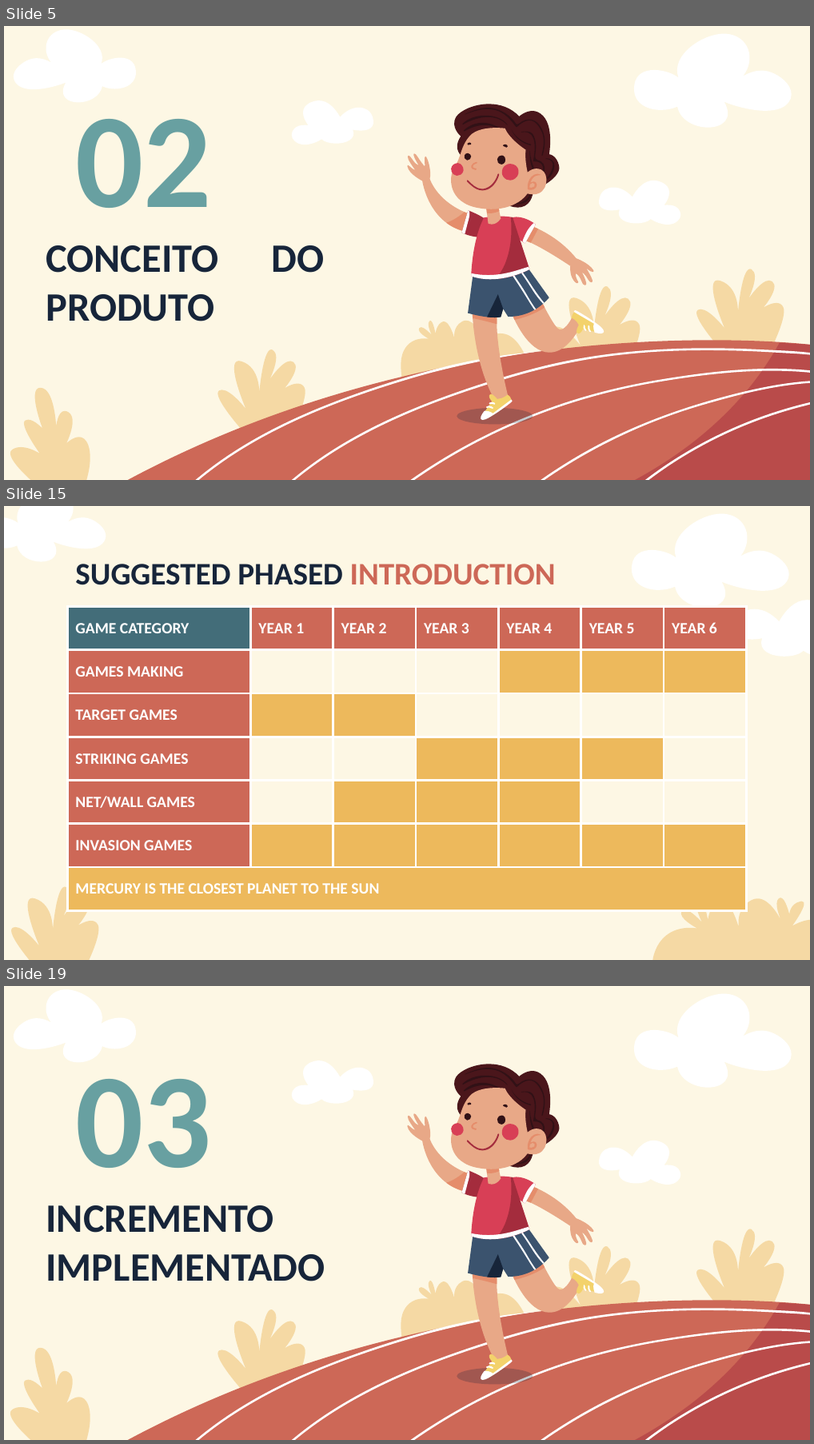
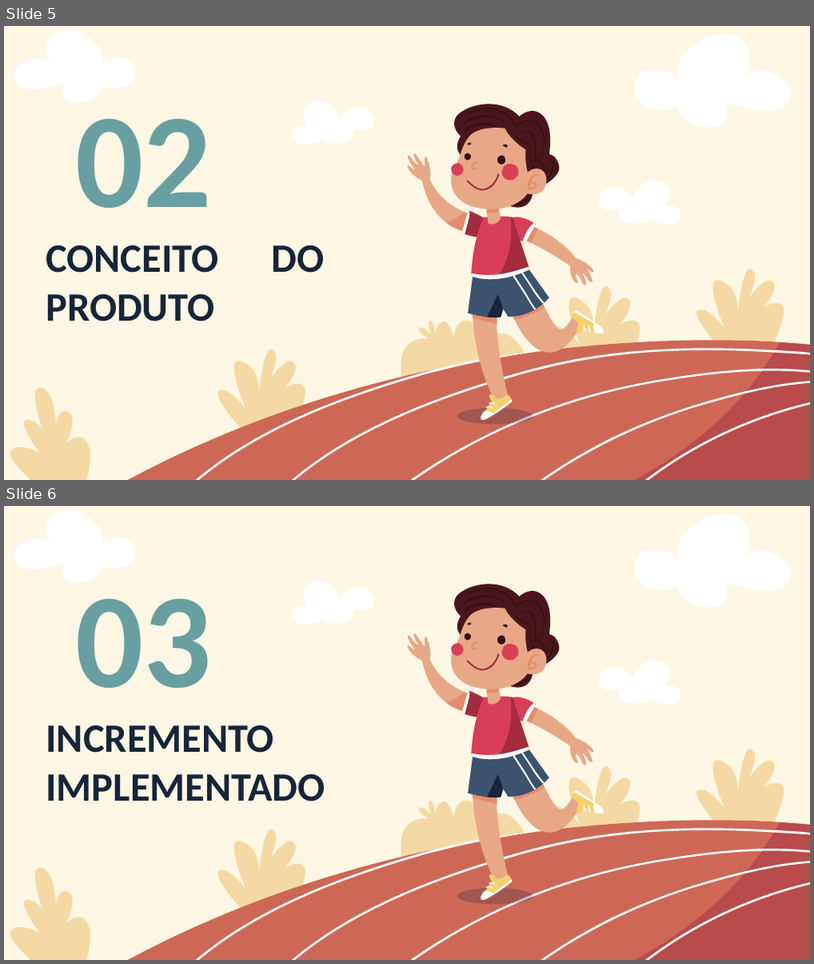
Before and after one commit to martimgil/MAS-Projeto, a slide deck: Iterações/3/Apresentação3.pptx. Shown one above the other, each under a label of ours: slides 5, 15 and 19 before the commit, slides 5 and 6 after it; the slides between them are not shown. The pictures are 814x1444 and 814x964 pixels, drawn with LibreOffice and Linux fonts; fonts in the diff are those of the drawing. Boxes give left, top, right and bottom in pixels: in the first picture for what was removed or moved away, otherwise in the second. Text is boxed around its words. In the diff, an @@ line names an element or a change of style, - is before the commit and + after.

```diff
--- a/Iterações/3/Apresentação3.pptx
+++ b/Iterações/3/Apresentação3.pptx
@@ slide 15 removed at box(4, 506, 810, 960), background #FDF7E4 @@
@@ freeform shape removed at box(4, 506, 108, 562) @@
@@ freeform shape removed at box(630, 513, 793, 607) @@
@@ title removed at box(75, 564, 556, 585) @@
-SUGGESTED PHASED INTRODUCTION
@@ freeform shape removed at box(732, 600, 810, 658) @@
@@ table removed at box(68, 607, 749, 911), 7 rows, 7 columns @@
-GAME CATEGORY | YEAR 1 | YEAR 2 | YEAR 3 | YEAR 4 | YEAR 5 | YEAR 6
-GAMES MAKING |  |  |  |  |  | 
-TARGET GAMES |  |  |  |  |  | 
-STRIKING GAMES |  |  |  |  |  | 
-NET/WALL GAMES |  |  |  |  |  | 
-INVASION GAMES |  |  |  |  |  | 
-MERCURY IS THE CLOSEST PLANET TO THE SUN |  |  |  |  |  | 
@@ freeform shape removed at box(4, 887, 102, 960) @@
@@ freeform shape removed at box(644, 897, 810, 960) @@
@@ what was slide 19 is now slide 6 @@
```
Also in this commit, not shown: 13 other slides removed, 5 other files.
